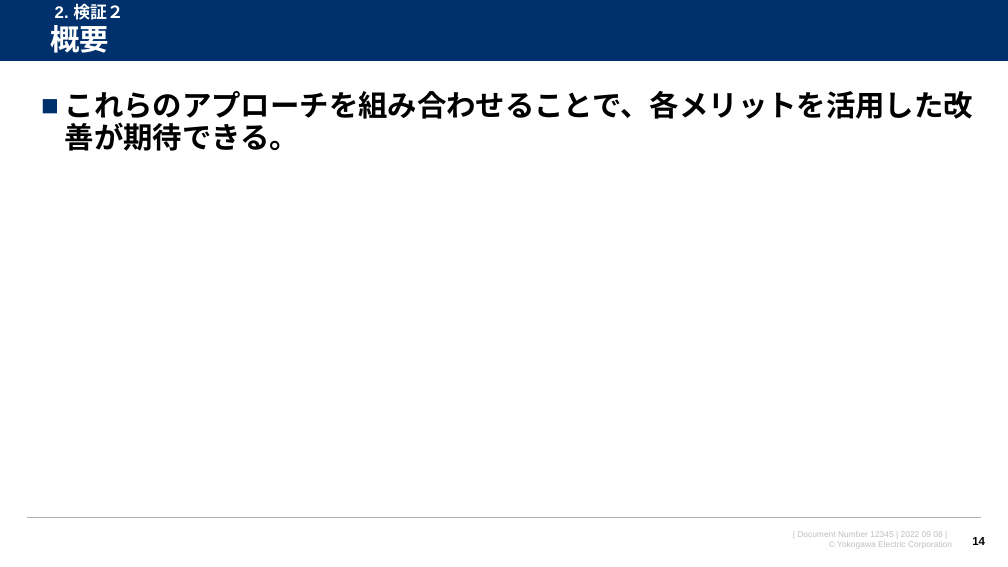
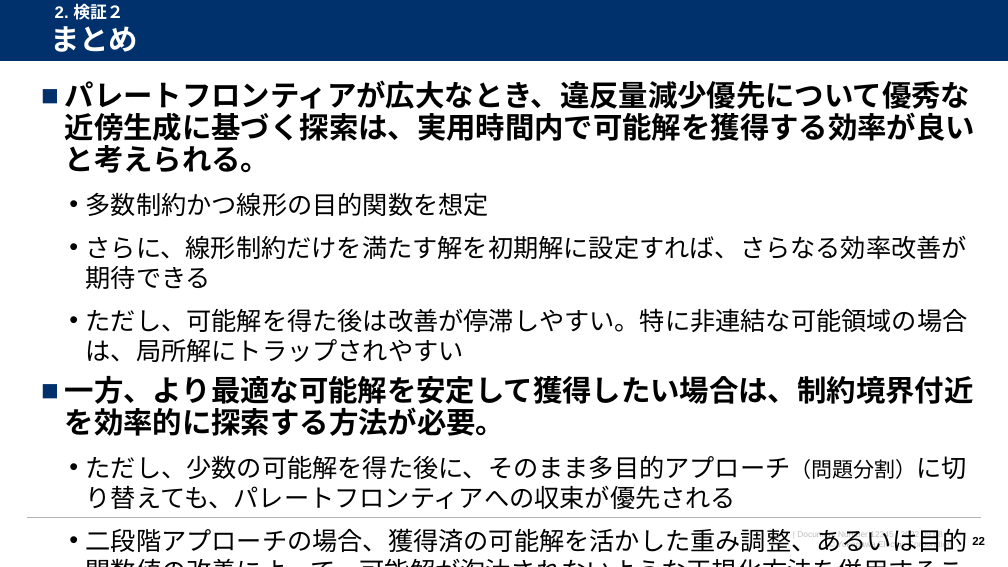
Before and after one commit to watarukumagai-git/opt, a slide deck: slide 22 of opt/220915_スケジューリング問題の検証_rev.0.pptx (slide 14 before the commit). Drawn at 1008x567 pixels with LibreOffice and Linux fonts; fonts in the diff are those of the drawing; background and template pictures are left out. Boxes give left, top, right and bottom in pixels: in the first picture for what was removed or moved away, otherwise in the second. Text is boxed around its words. In the diff, an @@ line names an element or a change of style, - is before the commit and + after.

```diff
--- a/opt/220915_スケジューリング問題の検証_rev.0.pptx
+++ b/opt/220915_スケジューリング問題の検証_rev.0.pptx
@@ title at box(50, 26, 138, 52): text changed @@
-概要
+まとめ
@@ text added at box(65, 80, 975, 552), 24 pt, text #000000 @@
+■ パレートフロンティアが広大なとき、違反量減少優先について優秀な近傍生成に基づく探索は、実用時間内で可能解を獲得する効率が良いと考えられる。
+  • 多数制約かつ線形の目的関数を想定
+  • さらに、線形制約だけを満たす解を初期解に設定すれば、さらなる効率改善が期待できる
+  • ただし、可能解を得た後は改善が停滞しやすい。特に非連結な可能領域の場合は、局所解にトラップされやすい
+■ 一方、より最適な可能解を安定して獲得したい場合は、制約境界付近を効率的に探索する方法が必要。
+  • ただし、少数の可能解を得た後に、そのまま多目的アプローチ（問題分割）に切り替えても、パレートフロンティアへの収束が優先される
+  • 二段階アプローチの場合、獲得済の可能解を活かした重み調整、あるいは目的関数値の改善によって、可能解が淘汰されないような正規化方法を併用することが必要
@@ text removed at box(65, 91, 973, 151) @@
-■ これらのアプローチを組み合わせることで、各メリットを活用した改善が期待できる。
@@ page number at box(972, 537, 985, 545): text changed @@
-14
+22
```
Also in this commit, not shown: 11 other slides changed, 6 slides added.
